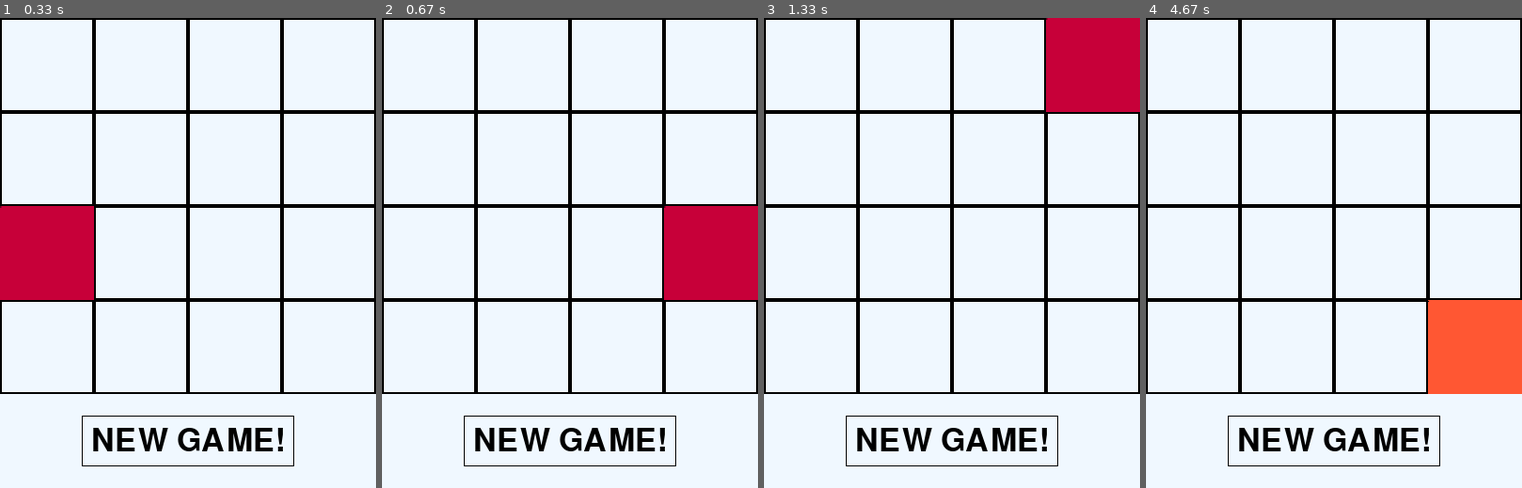
Above: before the commit, frames 1-4 (left to right).
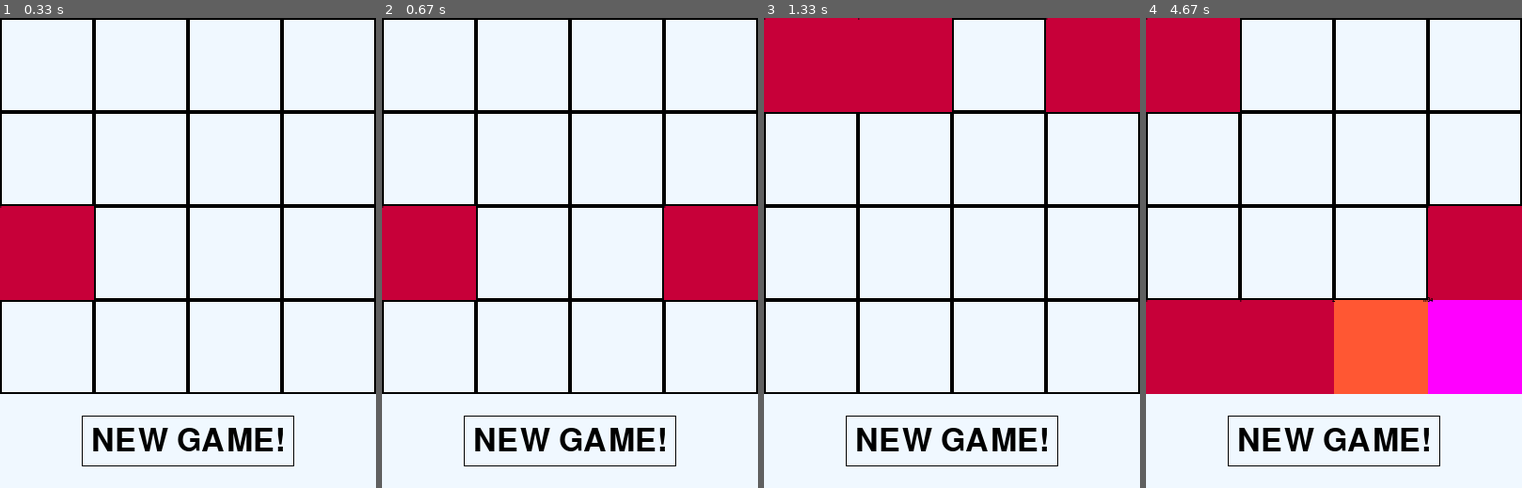
Above: after the commit, the same moments.

Repository: Good-piraT/pygame
Game: pygame game, started from main.py
Two runs of this game, one before a commit and one after it. Both use one fixed random seed, a clock stepped at 60 frames per second and the inputs below.
Inputs (mouse positions are in pixels of both pictures, inside the frame that each line leads up to):
- Up to frame 1 (0.33 s): no input
- Up to frame 2 (0.67 s): hold Right from 0.33 s (still down)
- Up to frame 3 (1.33 s): release Right at 0.8 s; hold Up 0.83-1.13 s; click (1072, 238) at 1.22 s
- Up to frame 4 (4.67 s): hold Right 1.5-1.97 s; hold Left 2-2.53 s; hold Down 2.57-2.87 s; hold Left 2.9-3.3 s; hold Up 3.33-3.7 s; hold Right 3.73-4.37 s; hold Down from 4.4 s (still down)

Frame 1 is identical in both runs. In frame 2, 5.0% of the frame differs, in the area x 0-25%, y 40-60%; in frame 3, 10%; in frame 4, 30%, in the area x 0-100%, y 0-80%.

Commit message:
A bug reveals, and some extra methods was deleted
methods with cells coords on click were deleted because they were garbage and had no sense. also there is a bug that probably in left-down check for q = 0 - the cells in this position cant move if there is smth underneath it/on a left side.

Diff:
--- a/main.py
+++ b/main.py
@@ -59,21 +59,6 @@
                self.cell_size, self.cell_size))
           screen.blit(text_mass[0], text_mass[1])
 
-  def get_cell(self, mouse_pos):  #дает координаты клетки при клике мышкой
-    mx = mouse_pos[0]
-    my = mouse_pos[1]
-    rx, ry = (self.left, self.top)
-    lx, ly = (self.left + self.cell_size * self.width,
-              self.top + self.cell_size * self.height)
-    if mx <= rx or mx >= lx or my <= ry or my >= ly:
-      return None
-    else:
-      inner_mx = mx - self.left
-      inner_my = my - self.top
-      cell_column = inner_mx // self.cell_size
-      cell_row = inner_my // self.cell_size
-      return cell_row, cell_column
-
   def get_button(self, mouse_pos):
     mouse_x = mouse_pos[0]
     mouse_y = mouse_pos[1]
@@ -81,20 +66,10 @@
     y = mouse_y >= 423 and mouse_y <= 54 + 423
     return x and y
 
-  def button_act(self):
-    self.board = [[0] * self.width for _ in range(self.height)]
-    self.ones(True)
-
-  def on_click(self, cell_coords):  #пишет координаты клеток в консоль
-    #print('board cell', cell_coords)
-    pass
-
-  def get_click(self, mouse_pos):  #связующий между get_cell и on_click
-    is_button = self.get_button(mouse_pos)
-    cell = self.get_cell(mouse_pos)
-    self.on_click(cell)
-    if is_button:
-      self.button_act()
+  def get_click(self, mouse_pos): #активирует кнопку при клике мышкой
+    if self.get_button(mouse_pos):
+      self.board = [[0] * self.width for _ in range(self.height)]
+      self.ones(True)
 
   def check_row_right(self, row, elem):
     for i in range(3, -1, -1):
@@ -133,10 +108,9 @@
           row = self.board[i]
           elem = self.board[i][q]
           if elem > 0:
+            movement_type, index = self.check_row_left(row, elem)
             if q == 0:
               movement_type = 'no move'
-
-            movement_type, index = self.check_row_left(row, elem)
             if movement_type == 'trans':
               self.board[i][q] = 0
               self.board[i][index] = elem
@@ -145,7 +119,7 @@
               self.board[i][index] = elem * 2
     elif direction == 'up':
       disg_board = [[0] * self.width for _ in range(self.height)]
-      for y in range(4):  # запись всех q элементов в disf_row[i]
+      for y in range(4):  # запись всех q элементов в disg_row[i]
         for x in range(4):
           disg_board[y][x] = self.board[x][y - 4]
       for i in range(4):
@@ -154,18 +128,20 @@
           elem = disg_board[i][q]
           if elem > 0:
             movement_type, index = self.check_row_left(row, elem)
+            if q == 0:
+              movement_type = 'no move'
             if movement_type == 'trans':
               disg_board[i][q] = 0
               disg_board[i][index] = elem
             elif movement_type == 'plus':
               disg_board[i][q] = 0
               disg_board[i][index] = elem * 2
-      for y in range(4):  # запись всех q элементов в disf_row[i]
+      for y in range(4):  # запись всех q элементов в disg_row[i]
         for x in range(4):
           self.board[y][x] = disg_board[x][y - 4]
     else:  #down
       disg_board = [[0] * self.width for _ in range(self.height)]
-      for y in range(4):  # запись всех q элементов в disf_row[i]
+      for y in range(4):  # запись всех q элементов в disg_row[i]
         for x in range(4):
           disg_board[y][x] = self.board[x][y - 4]
       for i in range(4):
@@ -177,10 +153,10 @@
             if movement_type == 'trans':
               disg_board[i][q] = 0
               disg_board[i][index] = elem
-      for y in range(4):  # запись всех q элементов в disf_row[i]
+      for y in range(4):  # запись всех q элементов в disg_row[i]
         for x in range(4):
           self.board[y][x] = disg_board[x][y - 4]
-    #self.ones()
+    self.ones()
 
   def ones(self,
            total=False):  #добавляет еще одну единицу на доску в путом месте
